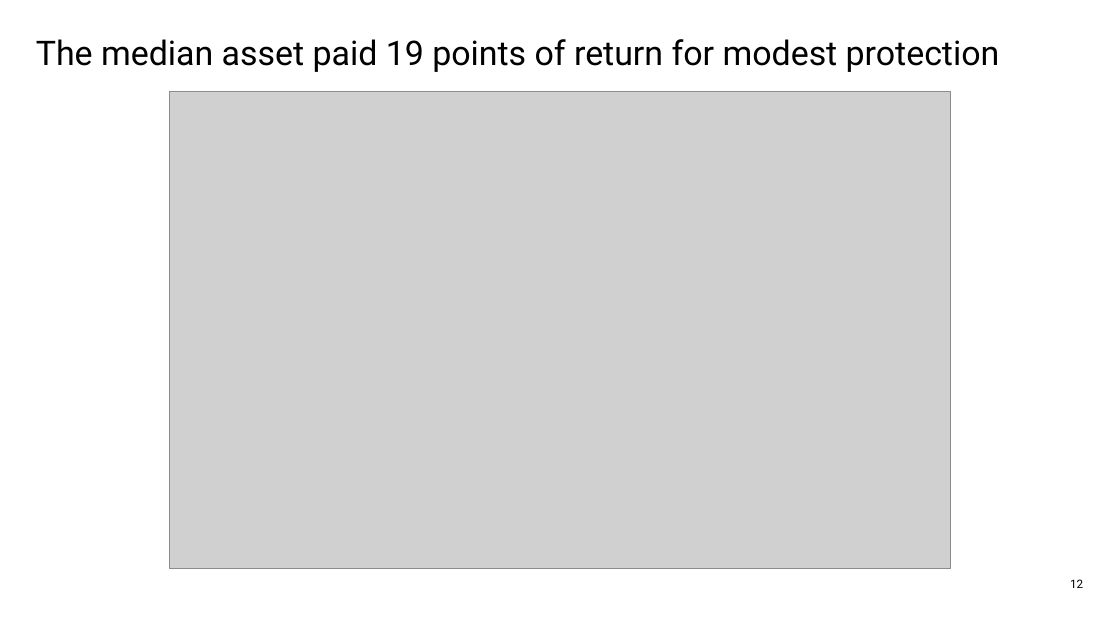
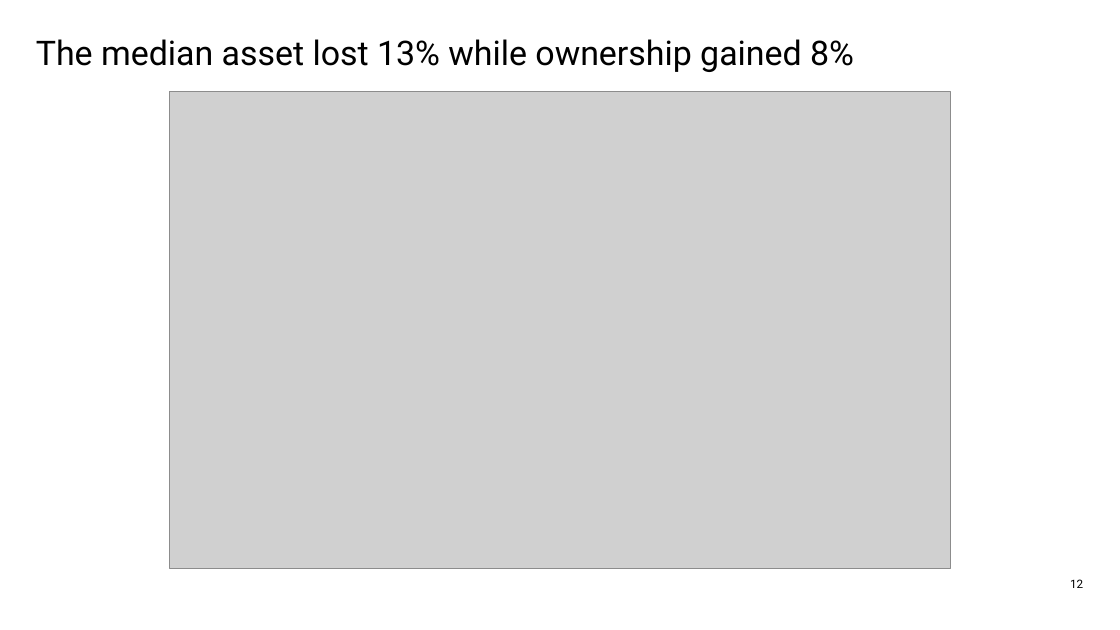
Before and after one commit to Francisc0Franc0/Time-Series-Modeling-Gen5, a slide deck: slide 12 of operator_hypothesis_lab/presentations/hyp_mom_02_1_sma200_cross_wide_discovery_evidence.pptx. Drawn at 1120x630 pixels with LibreOffice and Linux fonts; fonts in the diff are those of the drawing; grey boxes stand for pictures. Boxes give left, top, right and bottom in pixels: in the first picture for what was removed or moved away, otherwise in the second. Text is boxed around its words. In the diff, an @@ line names an element or a change of style, - is before the commit and + after.

```diff
--- a/operator_hypothesis_lab/presentations/hyp_mom_02_1_sma200_cross_wide_discovery_evidence.pptx
+++ b/operator_hypothesis_lab/presentations/hyp_mom_02_1_sma200_cross_wide_discovery_evidence.pptx
@@ text at (36,39,854,72): text changed @@
-The median asset paid 19 points of return for modest protection
+The median asset lost 13% while ownership gained 8%
```
Also in this commit, not shown: 10 other slides changed, 1 slide added, 1 slide removed, 9 other files.
